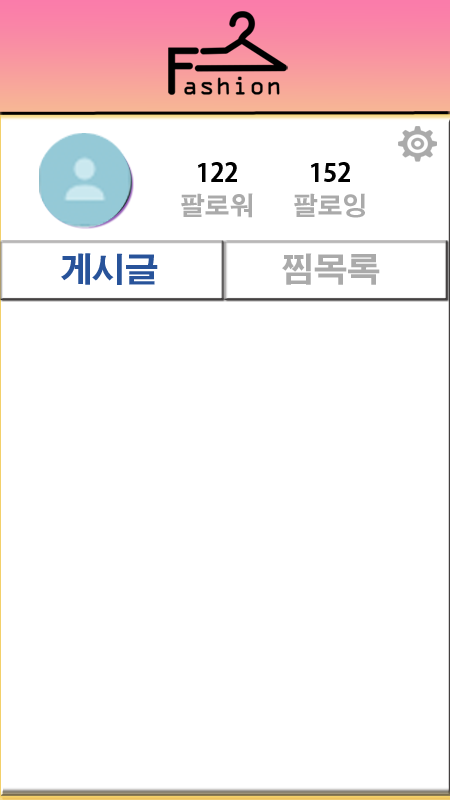
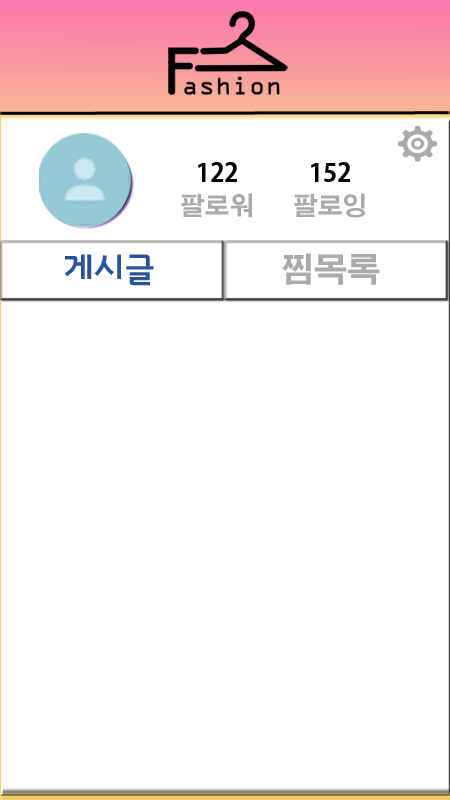
Two versions of the same layered image (450×800). Layer-by-layer changes:
painted on "게시글" over [61, 253, 158, 286]
